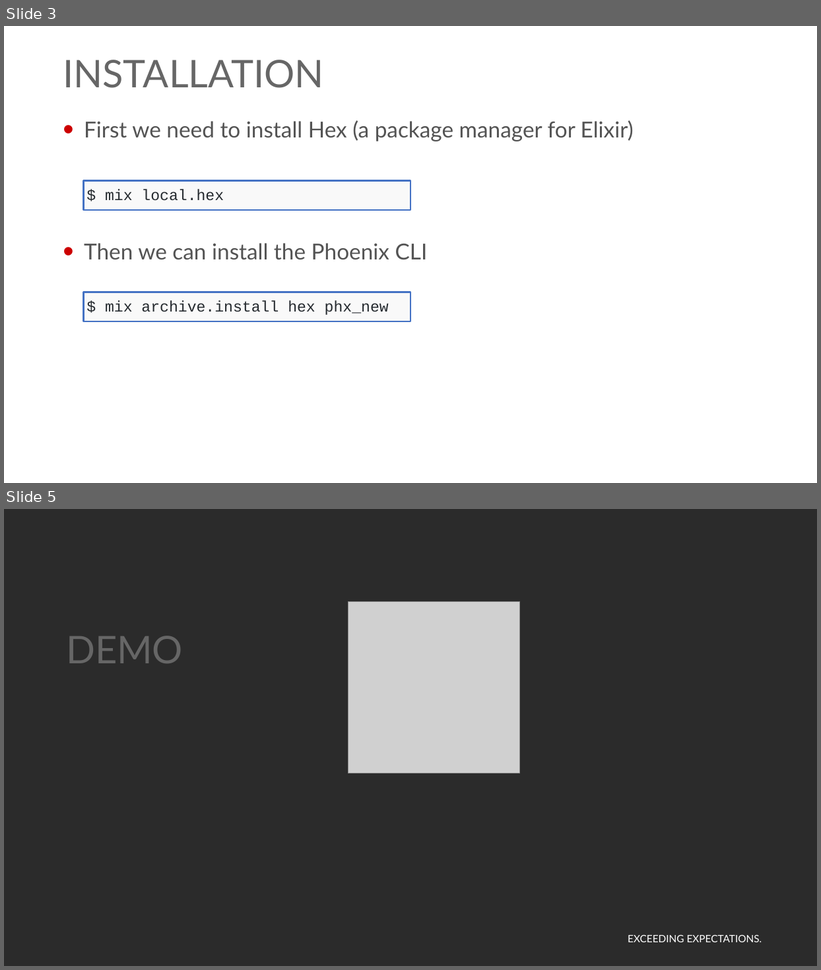
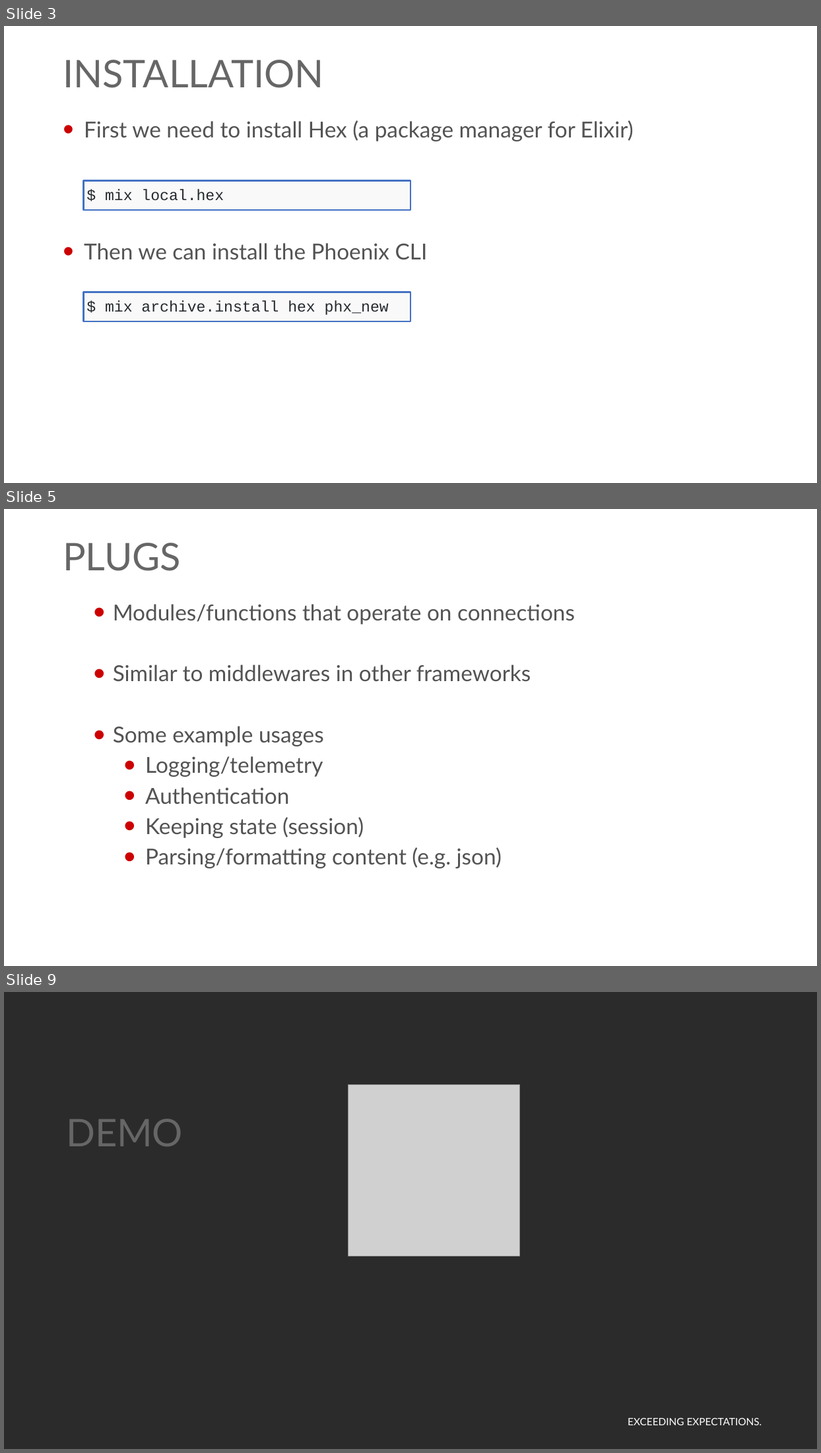
Before and after one commit to georgiyolovski/elixir-workshop, a slide deck: Elixir - Day 3.pptx. Shown one above the other, each under a label of ours: slides 3 and 5 before the commit, slides 3, 5 and 9 after it; the slides between them are not shown. The pictures are 821x970 and 821x1453 pixels, drawn with LibreOffice and Linux fonts; fonts in the diff are those of the drawing; grey boxes stand for pictures; background and template pictures are left out; a plain dark background stands for a picture behind light text. Boxes give left, top, right and bottom in pixels: in the first picture for what was removed or moved away, otherwise in the second. Text is boxed around its words. In the diff, an @@ line names an element or a change of style, - is before the commit and + after.

```diff
--- a/Elixir - Day 3.pptx
+++ b/Elixir - Day 3.pptx
@@ slide 5 added at [4,509,817,966], background #FFFFFF; not listed: 1 template element that a slide beside it also shows @@
@@ title added at [63,543,181,571], 45 pt, text #666666 @@
+PLUGS
@@ text added at [113,604,575,869], 26 pt, text #535353 @@
+  • Modules/functions that operate on connections
+  • Similar to middlewares in other frameworks
+  • Some example usages
+    • Logging/telemetry
+    • Authentication
+    • Keeping state (session)
+    • Parsing/formatting content (e.g. json)
@@ what was slide 5 is now slide 9 @@
```
Also in this commit, not shown: 1 slide changed, 8 other slides added.
